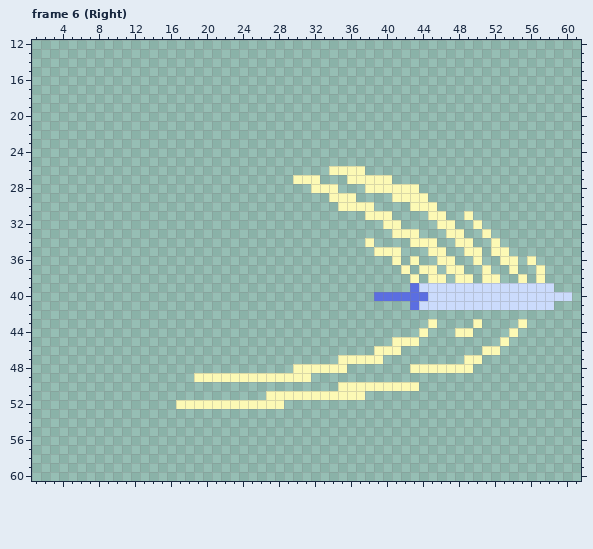
One commit to this pixel-art file: _Data/Sword.aseprite. The picture above is the old version.
64x64 pixels, 16 frames. Shown: frame 6 (Right): x 1..61, y 12..60. The commit also changed other frames, which this record leaves out.
After the commit:
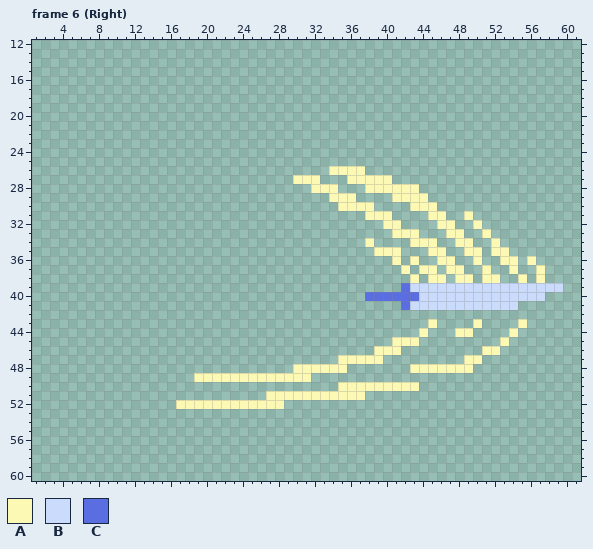
Palette (. is transparent): A #fcf9b5  B #cbdbfc  C #5b6ee1
Changes in this commit:
Frame 6 (Right), layer "FX_Front":
y 39: x 42..43 .C -> CB; x 59 . -> B
y 40: x 38 . -> C; x 44 C -> B; x 58..60 BBB -> ...
y 41: x 42..43 .C -> CB; x 55..58 BBBB -> ....
Boxes around the changes in both pictures, in picture pixels (x1, y1, x2, y2):
changed: (365, 283, 428, 310)
changed: (518, 283, 572, 310)
